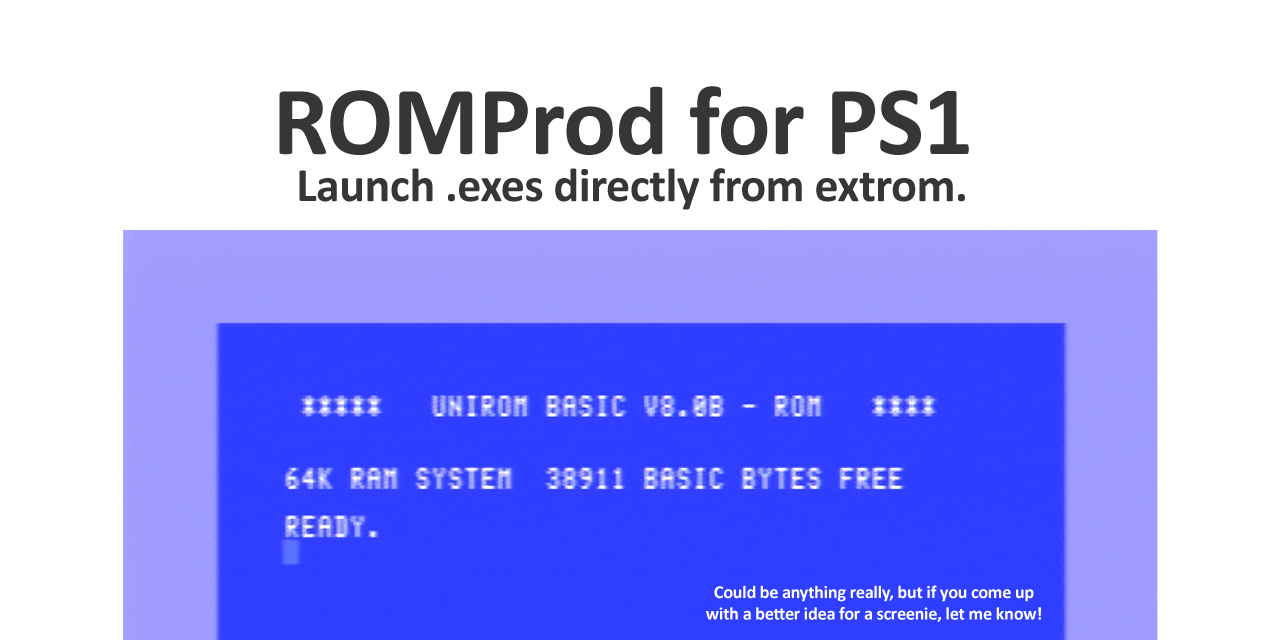
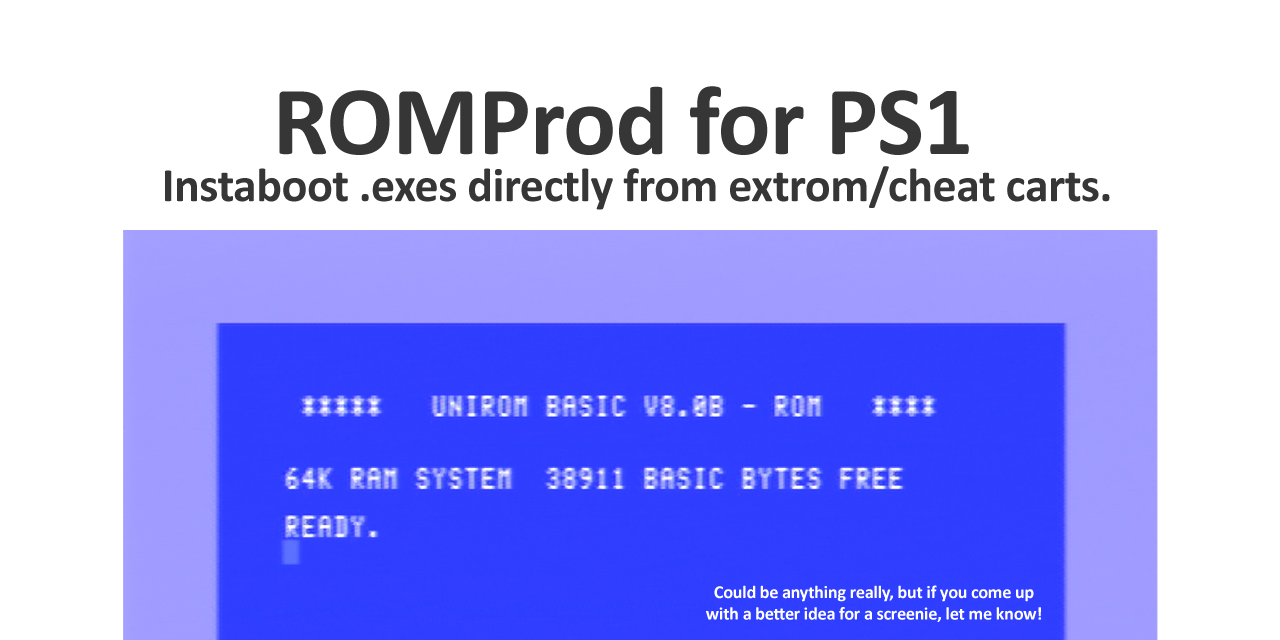
Comparing the layer stacks of the two 1280px x 640px images. Changes:
renamed "Launch .exes directly from ext" to "Instaboot .exes directly from", painted on it over [165, 166, 1110, 210]
